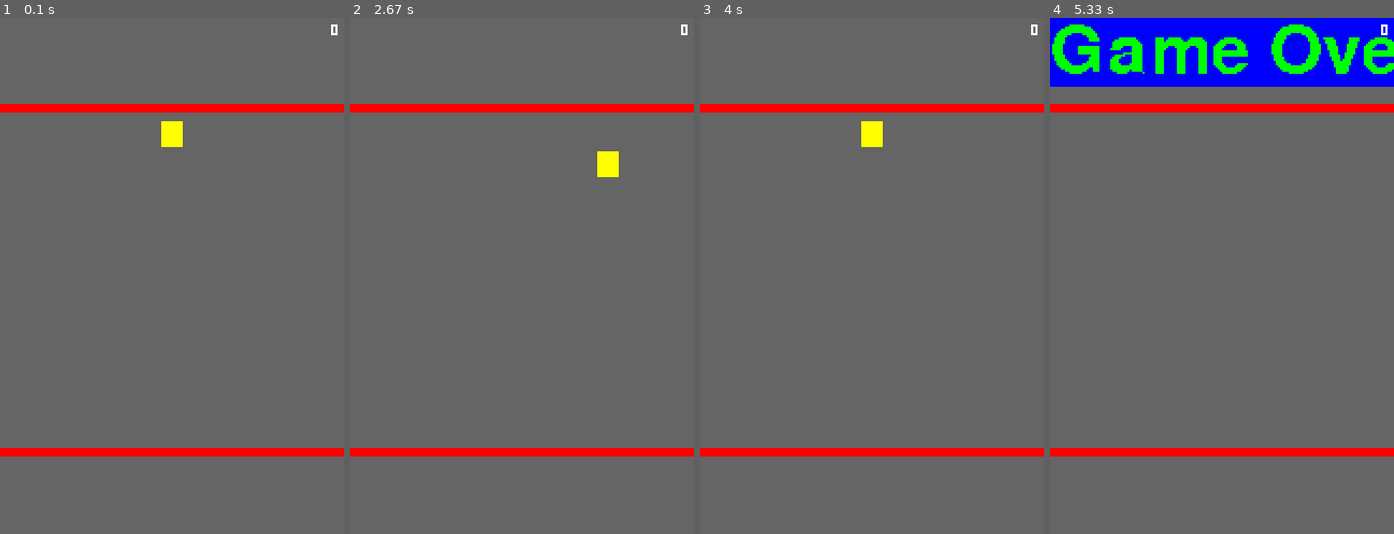
Above: before the commit, frames 1-4 (left to right).
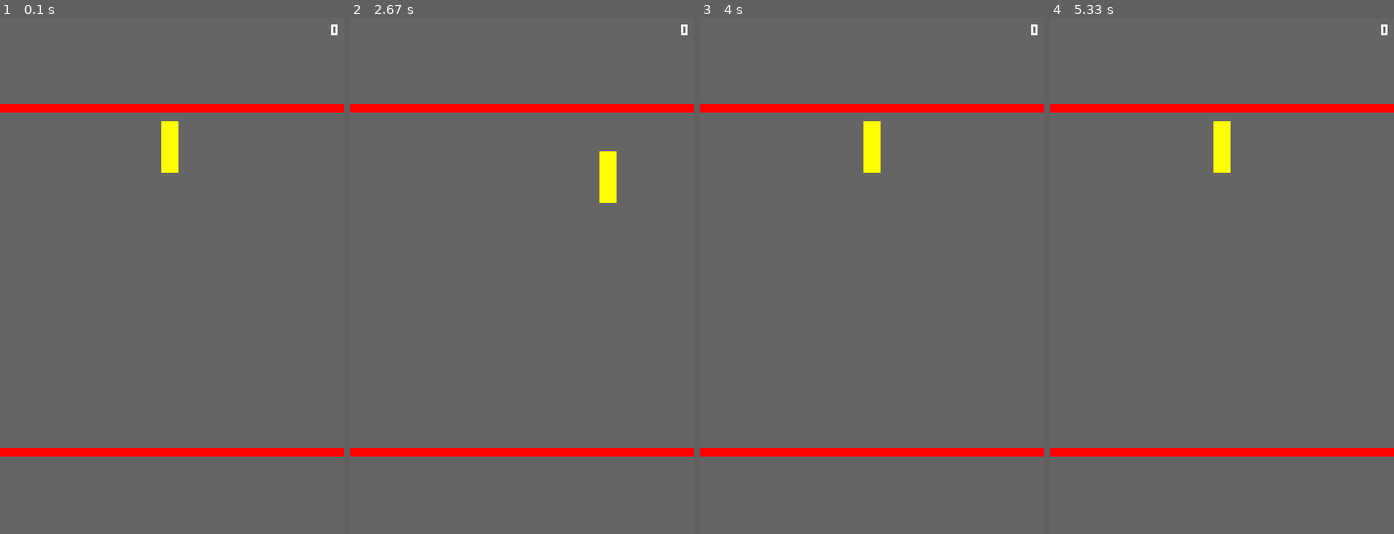
Above: after the commit, the same moments.

Repository: alexandreszybiak/pygame-house
Game: pygame game, started from main.py
The game is run twice, just before and just after one commit, with the same random seed, the same clock (stepped at 60 frames per second) and the same inputs.
Inputs:
- Up to frame 1 (0.1 s): no input
- Up to frame 2 (2.67 s): hold Right 0.33-0.8 s; hold Right 0.83-1.3 s; hold Left 1.33-1.87 s; hold Left 1.9-2.3 s; hold Right from 2.33 s (still down)
- Up to frame 3 (4 s): release Right at 2.97 s; hold Left 3-3.47 s; hold Right 3.5-3.97 s
- Up to frame 4 (5.33 s): hold Right 4-4.47 s; hold Left 4.5-5.03 s; hold Left from 5.07 s (still down)

The runs differ from the first frame. In frame 1, 0.3% of the frame differs, in the area x 46-54%, y 20-30%; in frame 2, 0.3%; in frame 3, 0.3%; in frame 4, 14%, in the area x 0-100%, y 0-30%.

Commit message:
Added rotation

Diff:
--- a/main.py
+++ b/main.py
@@ -3,6 +3,7 @@
 import math
 from math import copysign, floor
 from operator import truediv
+from random import randint
 from tokenize import Intnumber
 
 import pygame
@@ -13,7 +14,7 @@
 
 # game param
 gravity = 0.065
-platform_timer = 1250
+platform_timer = 1000
 laser_position = 40
 laser_height = 4
 smallest_platform = 16
@@ -34,8 +35,10 @@
         _x = random.randint(0, viewport.get_width() - _width)
         _y = viewport.get_height()
         self.rect = pygame.Rect(_x, _y, _width, platform_height)
+        self.rect.move_ip(0, randint(0, 32))
     def update(self):
-        self.rect.update((self.rect.x, self.rect.y - 1), (self.rect.w, self.rect.h))
+        self.rect.move_ip(0, -1)
+        #self.rect.update((self.rect.x, self.rect.y - 1), (self.rect.w, self.rect.h))
     def draw(self):
         pygame.draw.rect(viewport, 'blue', self.rect)
 
@@ -43,14 +46,27 @@
     def __init__(self):
         self.alive = True
         self.is_falling = False
-        self._width = 10
-        self._height = 12
+        self._width = 8
+        self._height = 24
         self._velocity_y = 0
         self._y_remainder = 0
-        self.rect = pygame.Rect(viewport.get_width()/2-5, player_spawn_position, 10, 12)
-        self.bounce_amount = 2.9
+        self.rect = pygame.Rect(viewport.get_width()/2-5, player_spawn_position, self._width, self._height)
+        self.bounce_amount = 3.2
+        self.bounce_amount_modifier = 0.25
         self.score = 0
+        self.flip = False
+    def set_flip(self, value):
+        self.flip = value
+        x = self.rect.centerx
+        y = self.rect.bottom
+        size = (self._height, self._width)
+        if not self.flip:
+            size = (self._width, self._height)
+        self.rect.update((0, 0), size)
+        self.rect.centerx = x
+        self.rect.bottom = y
     def respawn(self):
+        self.set_flip(False)
         self.alive = True
         self.score = 0
         self.rect.y = player_spawn_position
@@ -94,7 +110,8 @@
                 self.rect.move_ip(0, _sign)
                 _move -= _sign
             else:
-                self._velocity_y = -self.bounce_amount
+                self._velocity_y = -self.bounce_amount * (1 - self.flip * self.bounce_amount_modifier)
+                self.set_flip(not self.flip)
                 platforms.pop(p)
                 self.score += 1
                 break
